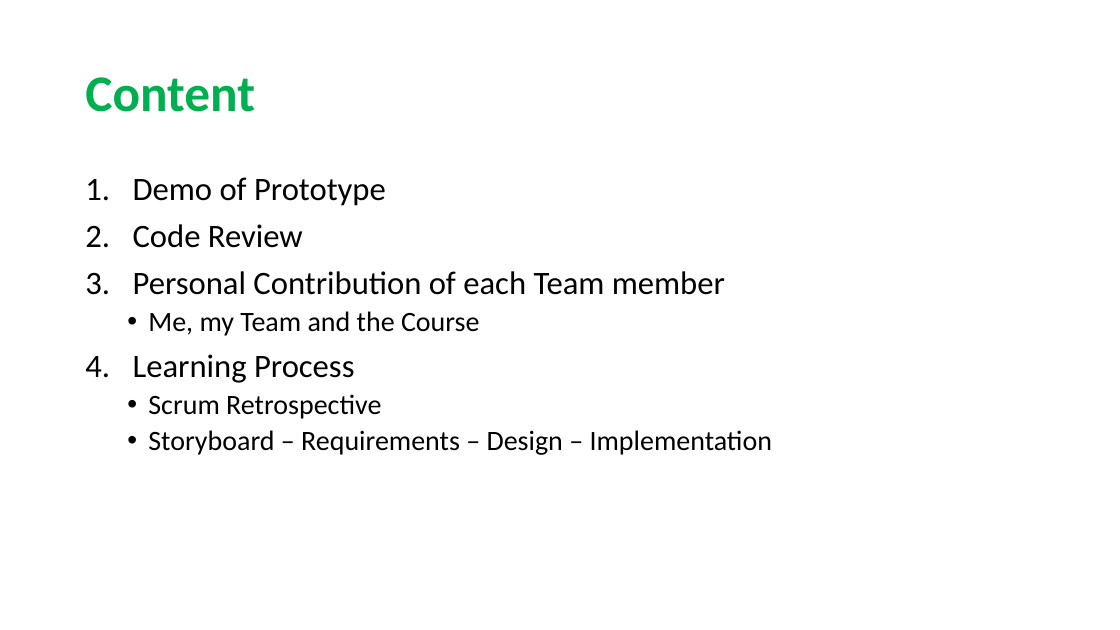
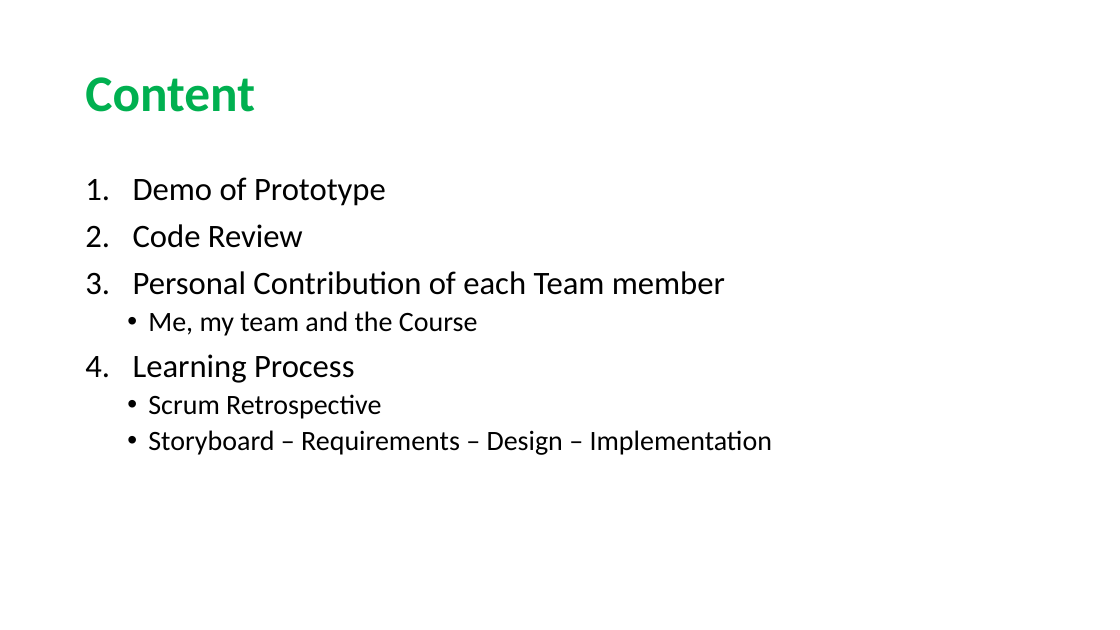
Before and after one commit to sarahmele/ch.bfh.btx8081.w2015.green, a slide deck: slide 2 of doc/task14/Task14.pptx. Drawn at 1120x630 pixels with LibreOffice and Linux fonts; fonts in the diff are those of the drawing. Boxes give left, top, right and bottom in pixels: in the first picture for what was removed or moved away, otherwise in the second. Text is boxed around its words. In the diff, an @@ line names an element or a change of style, - is before the commit and + after.

```diff
--- a/doc/task14/Task14.pptx
+++ b/doc/task14/Task14.pptx
@@ text at (148, 311, 478, 336): text changed @@
-  • Me, my Team and the Course
+  • Me, my team and the Course
```
Also in this commit, not shown: 3 other slides changed.
